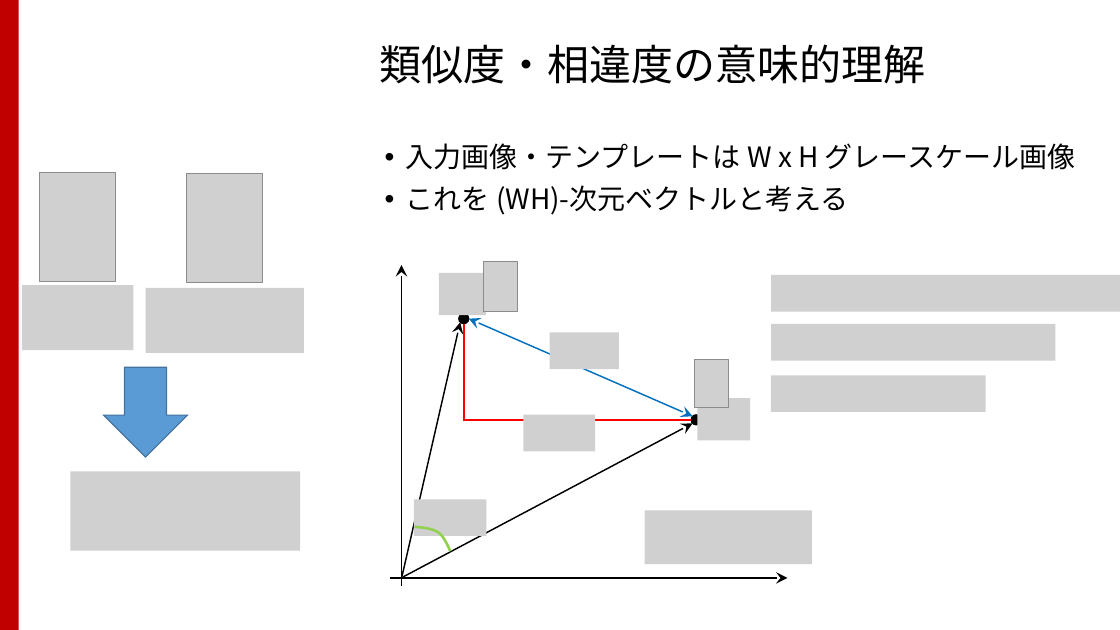
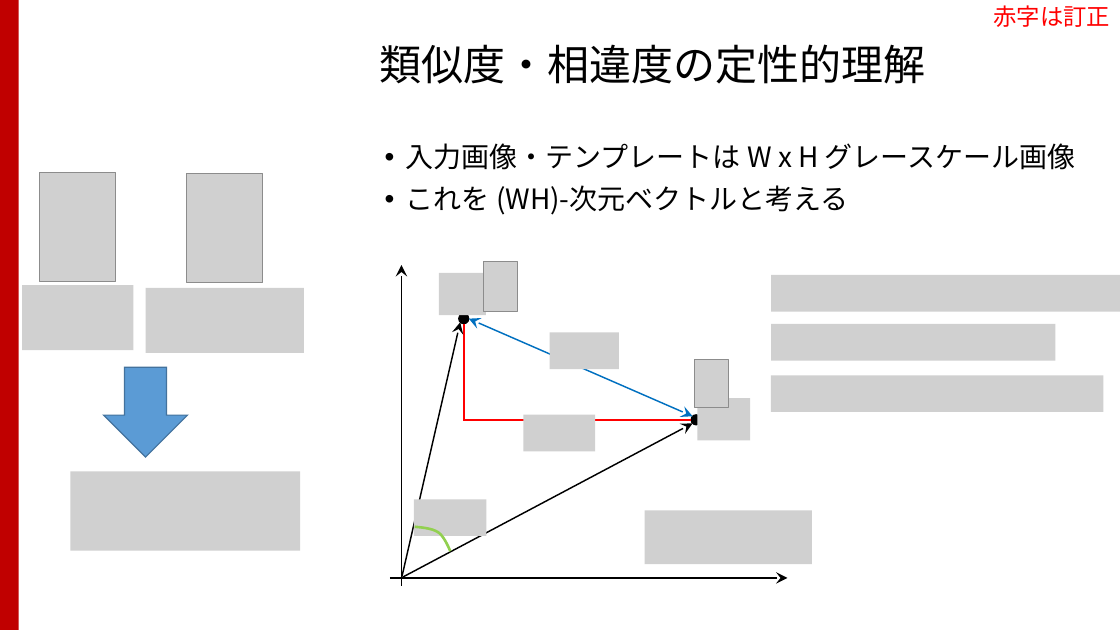
Before and after one commit to TakashiIjiri/TakashiIjiri.github.io, a slide deck: slide 12 of classes/dm2018_2/dm2_2.pptx. Drawn at 1120x630 pixels with LibreOffice and Linux fonts; fonts in the diff are those of the drawing; grey boxes stand for pictures. Boxes give left, top, right and bottom in pixels: in the first picture for what was removed or moved away, otherwise in the second. Text is boxed around its words. In the diff, an @@ line names an element or a change of style, - is before the commit and + after.

```diff
--- a/classes/dm2018_2/dm2_2.pptx
+++ b/classes/dm2018_2/dm2_2.pptx
@@ text added at (993,5,1110,27), 20 pt, text #FF0000 @@
+赤字は訂正
@@ title at (380,44,926,84): text changed @@
-類似度・相違度の意味的理解
+類似度・相違度の定性的理解
@@ picture: place and size @@
-picture at (771,376,986,413)
+picture at (771,376,1104,413)
```
Also in this commit, not shown: 4 other slides changed, 1 slide added, 3 slides removed, 1 other file.
